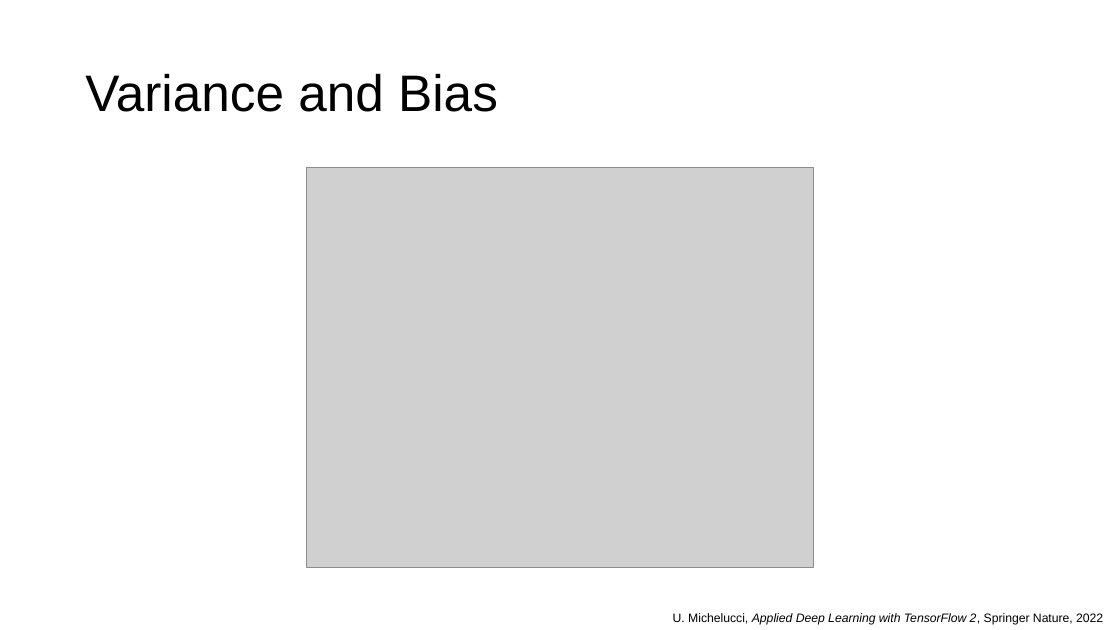
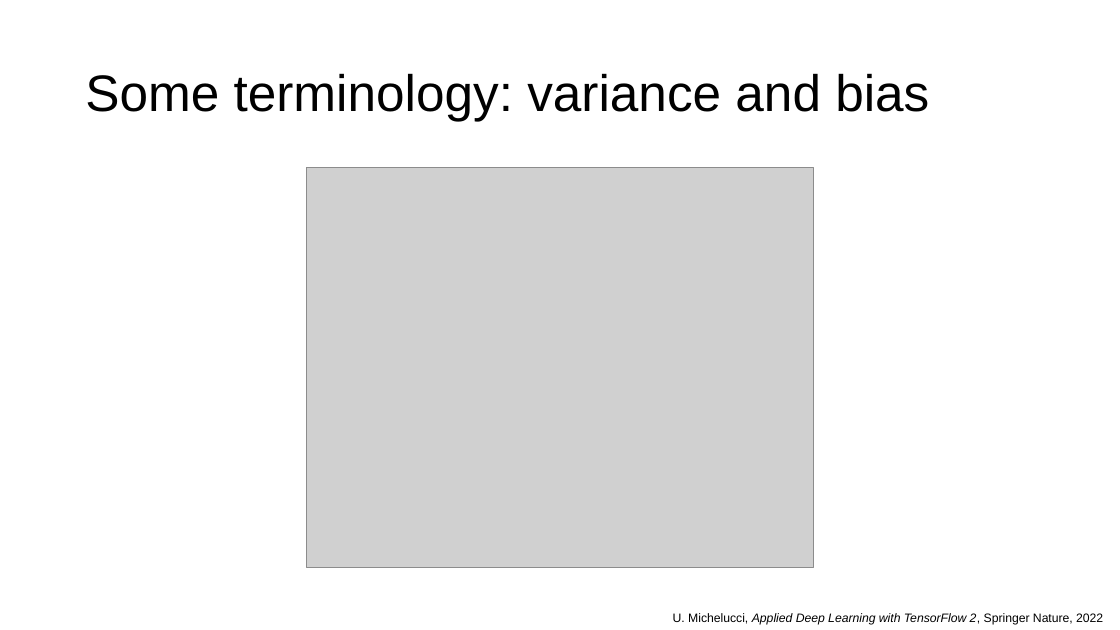
Before and after one commit to toelt-llc/MSCA-ITN-PARENT, a slide deck: slide 8 of DETERMINED2022/Introduction to model validation and unbalanced datasets/DETERMINED2022-toelt-Model_Validation_lecture_michelucci.pptx (slide 13 before the commit). Drawn at 1120x630 pixels with LibreOffice and Linux fonts; fonts in the diff are those of the drawing; grey boxes stand for pictures; background and template pictures are left out. Boxes give left, top, right and bottom in pixels: in the first picture for what was removed or moved away, otherwise in the second. Text is boxed around its words. In the diff, an @@ line names an element or a change of style, - is before the commit and + after.

```diff
--- a/DETERMINED2022/Introduction to model validation and unbalanced datasets/DETERMINED2022-toelt-Model_Validation_lecture_michelucci.pptx
+++ b/DETERMINED2022/Introduction to model validation and unbalanced datasets/DETERMINED2022-toelt-Model_Validation_lecture_michelucci.pptx
@@ title at (85, 73, 929, 121): text changed @@
-Variance and Bias
+Some terminology: variance and bias
```
Also in this commit, not shown: 6 other slides changed, 7 slides added, 1 slide removed, 3 other files.
